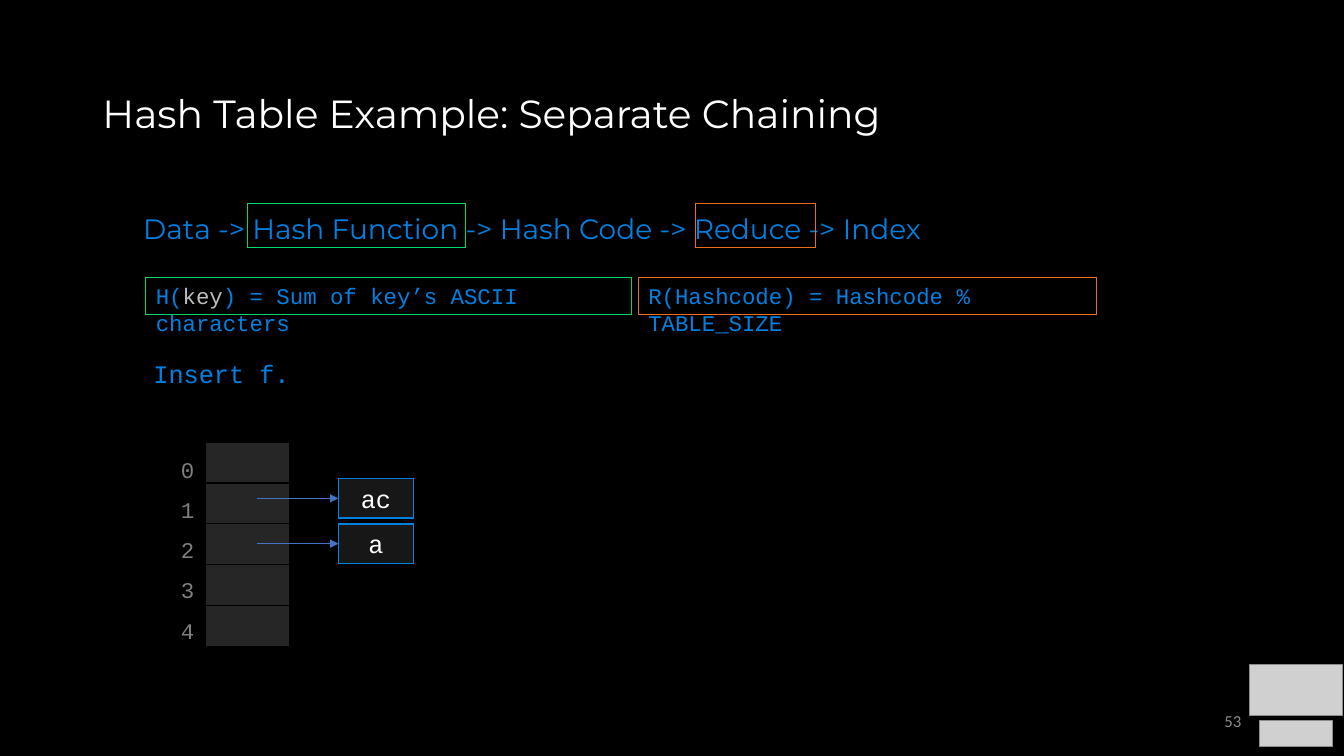
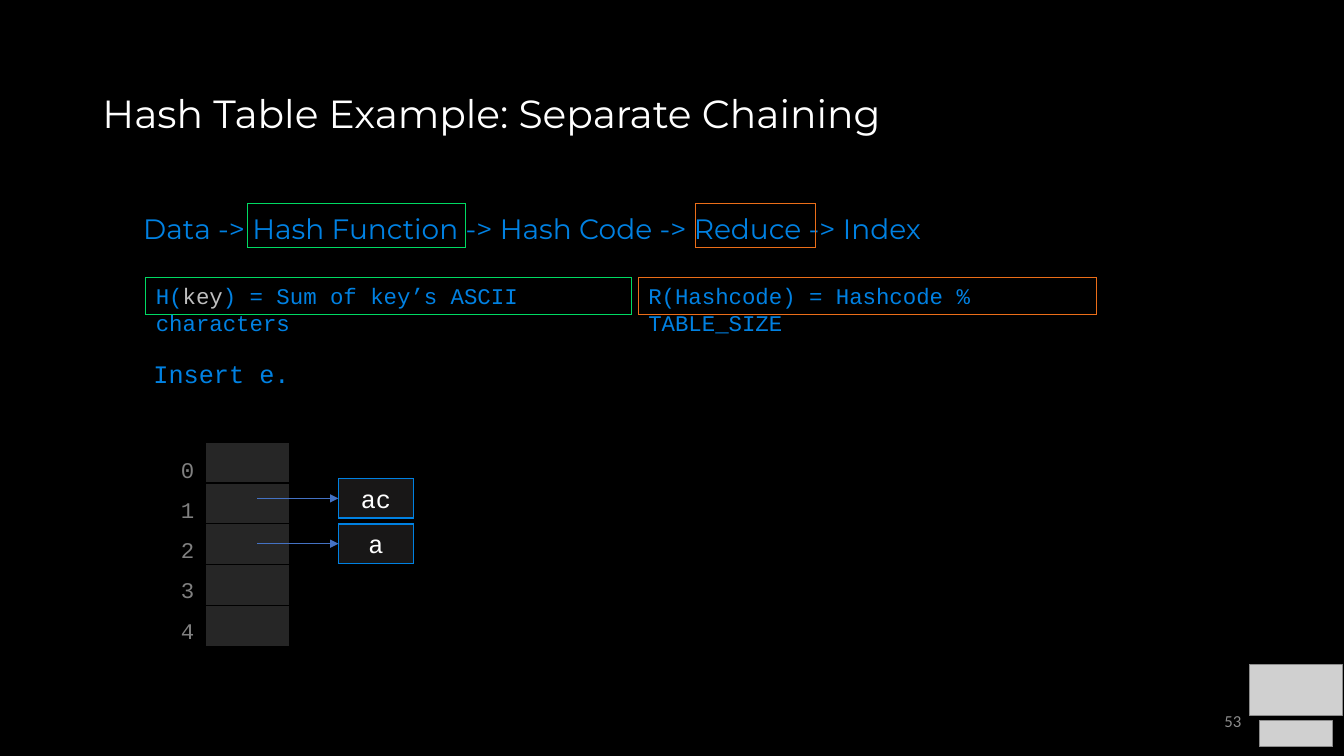
Before and after one commit to COP3530/Instructional-Content, a slide deck: slide 53 of Slides/Slides-PPT/7 - Sets, Maps, HashTables.pptx. Drawn at 1344x756 pixels with LibreOffice and Linux fonts; fonts in the diff are those of the drawing; grey boxes stand for pictures. Boxes give left, top, right and bottom in pixels: in the first picture for what was removed or moved away, otherwise in the second. Text is boxed around its words. In the diff, an @@ line names an element or a change of style, - is before the commit and + after.

```diff
--- a/Slides/Slides-PPT/7 - Sets, Maps, HashTables.pptx
+++ b/Slides/Slides-PPT/7 - Sets, Maps, HashTables.pptx
@@ text at bbox=[153, 366, 289, 384]: text changed @@
-Insert f.
+Insert e.
```
Also in this commit, not shown: 5 other slides changed, 1 slide removed, 1 other file.
